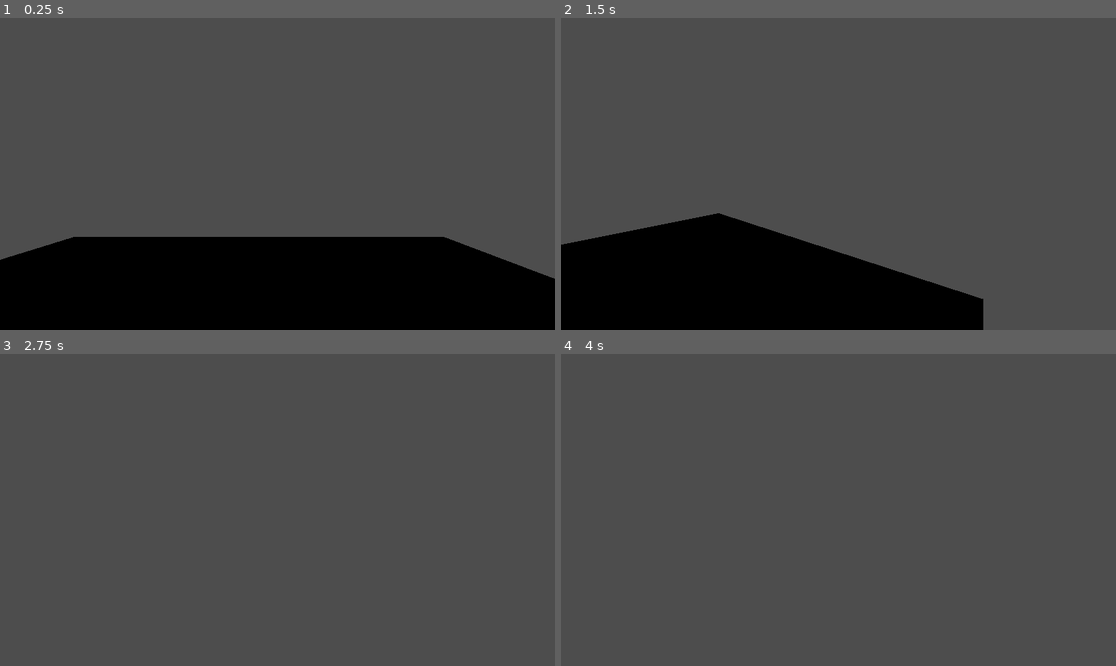
Above: before the commit, frames 1-4 (two rows, left to right).
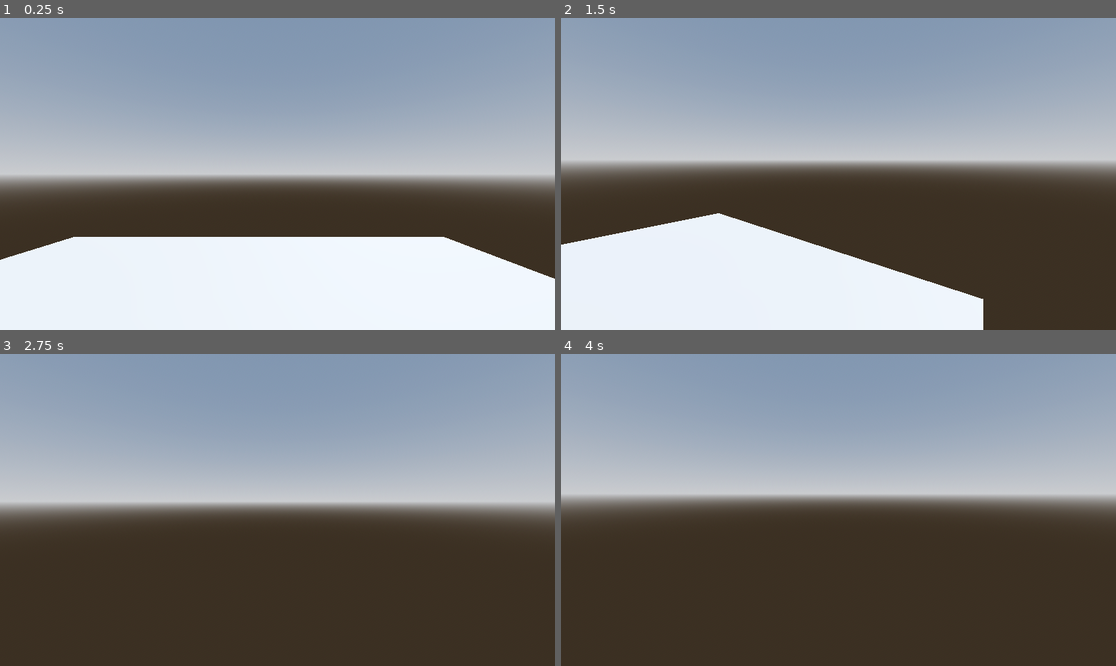
Above: after the commit, the same moments.

Repository: ColinNeary/Splash-Roulette
Game: Godot game, scene res://Scenes/Overworld/overworld.tscn
Two runs of this game, one before a commit and one after it. Both use one fixed random seed, a clock stepped at 60 frames per second and the inputs below.
Inputs (mouse positions are in pixels of both pictures, inside the frame that each line leads up to):
- Up to frame 1 (0.25 s): no input
- Up to frame 2 (1.5 s): tap Enter at 0.5 s; move the mouse to (960, 158) at 0.52 s; hold D (move_right) 0.53-1.28 s; click (960, 158) at 0.67 s; tap Space (jump) at 0.77 s; move the mouse to (810, 174) at 1.27 s; hold W (move_forward) from 1.28 s (still down)
- Up to frame 3 (2.75 s): keep holding W (move_forward); tap Space (jump) at 1.52 s; move the mouse to (288, 503) at 2.02 s
- Up to frame 4 (4 s): keep holding W (move_forward); tap Space (jump) at 2.75, 3.02, 3.77 s; move the mouse to (832, 516) at 2.77 s; click (832, 516) at 2.92 s; tap Enter at 3.5 s; move the mouse to (877, 513) at 3.52 s

The runs differ from the first frame. In frame 1, 97% of the frame differs, in the area x 0-100%, y 0-100%; in frame 2, 97%; in frame 3, 97%; in frame 4, 97%.

Commit message:
added bubble

Diff:
--- a/Scenes/Entities/Player/proto_controller.tscn
+++ b/Scenes/Entities/Player/Player.tscn
@@ -1,6 +1,6 @@
 [gd_scene load_steps=5 format=3 uid="uid://bs72ogkvdd7d6"]
 
-[ext_resource type="Script" uid="uid://bx1t2gnrq03yy" path="res://Scenes/Entities/Player/proto_controller.gd" id="1_ucva2"]
+[ext_resource type="Script" uid="uid://bx1t2gnrq03yy" path="res://Scenes/Entities/Player/player.gd" id="1_ucva2"]
 
 [sub_resource type="StandardMaterial3D" id="StandardMaterial3D_iof21"]
 albedo_color = Color(0.91806, 0.575202, 0.222449, 1)
@@ -13,7 +13,7 @@
 radius = 0.4
 height = 1.8
 
-[node name="ProtoController" type="CharacterBody3D"]
+[node name="Player" type="CharacterBody3D"]
 script = ExtResource("1_ucva2")
 
 [node name="Mesh" type="MeshInstance3D" parent="."]
--- a/Scenes/Overworld/overworld.tscn
+++ b/Scenes/Overworld/overworld.tscn
@@ -1,11 +1,36 @@
-[gd_scene load_steps=3 format=3 uid="uid://d8kix5k60r32"]
+[gd_scene load_steps=9 format=3 uid="uid://d8kix5k60r32"]
 
-[ext_resource type="PackedScene" uid="uid://bs72ogkvdd7d6" path="res://Scenes/Entities/Player/proto_controller.tscn" id="1_yivkk"]
+[ext_resource type="PackedScene" uid="uid://c8v74vw2fov7x" path="res://Assets/Bubble/Bubble.glb" id="1_foo65"]
+[ext_resource type="Texture2D" uid="uid://dlko15ldrsixy" path="res://Assets/Bubble/BubbleTexture.png" id="2_7hkgx"]
+[ext_resource type="PackedScene" uid="uid://bs72ogkvdd7d6" path="res://Scenes/Entities/Player/Player.tscn" id="3_7hkgx"]
+
+[sub_resource type="ProceduralSkyMaterial" id="ProceduralSkyMaterial_yivkk"]
+sky_horizon_color = Color(0.66224277, 0.6717428, 0.6867428, 1)
+ground_horizon_color = Color(0.66224277, 0.6717428, 0.6867428, 1)
+
+[sub_resource type="Sky" id="Sky_foo65"]
+sky_material = SubResource("ProceduralSkyMaterial_yivkk")
+
+[sub_resource type="Environment" id="Environment_7hkgx"]
+background_mode = 2
+sky = SubResource("Sky_foo65")
+tonemap_mode = 2
+glow_enabled = true
 
 [sub_resource type="ConcavePolygonShape3D" id="ConcavePolygonShape3D_yivkk"]
 data = PackedVector3Array(-5, -0.5, 5, -5, -0.5, -5, -5, 0.5, -5, 5, -0.5, -5, -5, -0.5, -5, -5, -0.5, 5, -5, 0.5, -5,  …(356 unchanged characters)…
 
+[sub_resource type="StandardMaterial3D" id="StandardMaterial3D_6y65m"]
+albedo_texture = ExtResource("2_7hkgx")
+
 [node name="Overworld" type="Node3D"]
+
+[node name="WorldEnvironment" type="WorldEnvironment" parent="."]
+environment = SubResource("Environment_7hkgx")
+
+[node name="DirectionalLight3D" type="DirectionalLight3D" parent="."]
+transform = Transform3D(-0.8660254, -0.43301278, 0.25, 0, 0.49999997, 0.86602545, -0.50000006, 0.75, -0.43301266, 0, 0, 0)
+shadow_enabled = true
 
 [node name="CSGBox3D" type="CSGBox3D" parent="."]
 transform = Transform3D(1, 0, 0, 0, 1, 0, 0, 0, 1, -0.5, -0.5, -0.5)
@@ -16,4 +41,12 @@
 [node name="CSGBakedCollisionShape3D" type="CollisionShape3D" parent="CSGBox3D/RigidBody3D"]
 shape = SubResource("ConcavePolygonShape3D_yivkk")
 
-[node name="ProtoController" parent="." instance=ExtResource("1_yivkk")]
+[node name="Bubble" parent="." instance=ExtResource("1_foo65")]
+transform = Transform3D(1, 0, 0, 0, 1, 0, 0, 0, 1, -8.022724, 1.6212181, 0)
+
+[node name="Icosphere" parent="Bubble" index="0"]
+surface_material_override/0 = SubResource("StandardMaterial3D_6y65m")
+
+[node name="Player" parent="." instance=ExtResource("3_7hkgx")]
+
+[editable path="Bubble"]
Binary file added: Assets/Bubble/Bubble.glb
Not shown, added: Assets/Bubble/Bubble.glb.import
Binary file added: Assets/Bubble/BubbleTexture.png
Not shown, added: Assets/Bubble/BubbleTexture.png.import
Renamed: Scenes/Entities/Player/proto_controller.gd -> Scenes/Entities/Player/player.gd
Renamed: Scenes/Entities/Player/proto_controller.gd.uid -> Scenes/Entities/Player/player.gd.uid
